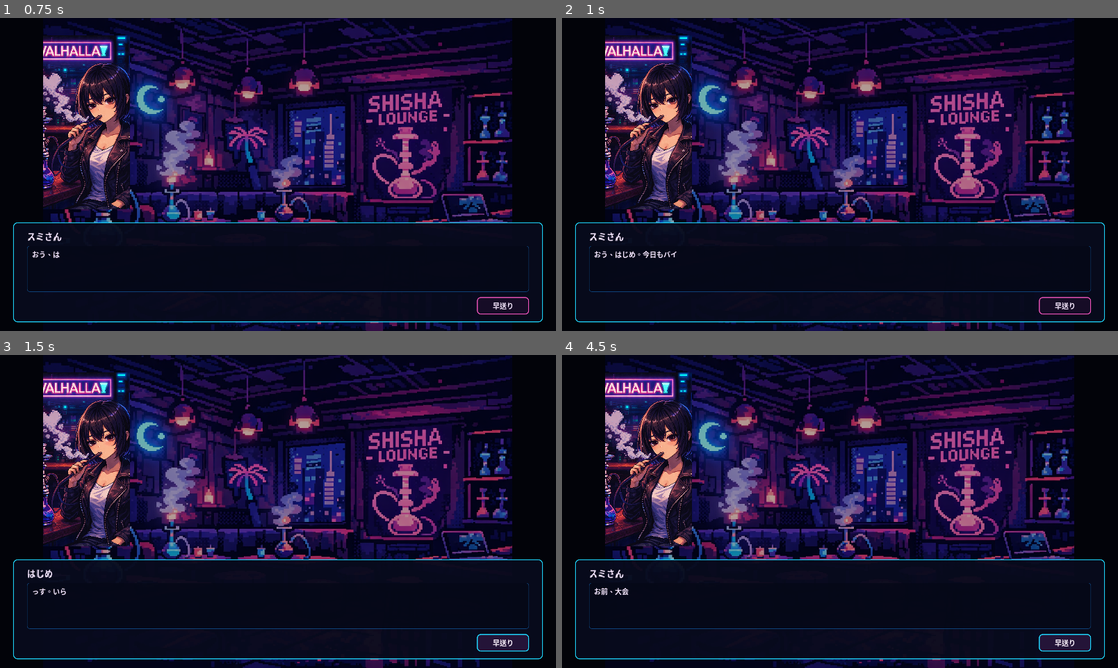
Above: before the commit, frames 1-4 (two rows, left to right).
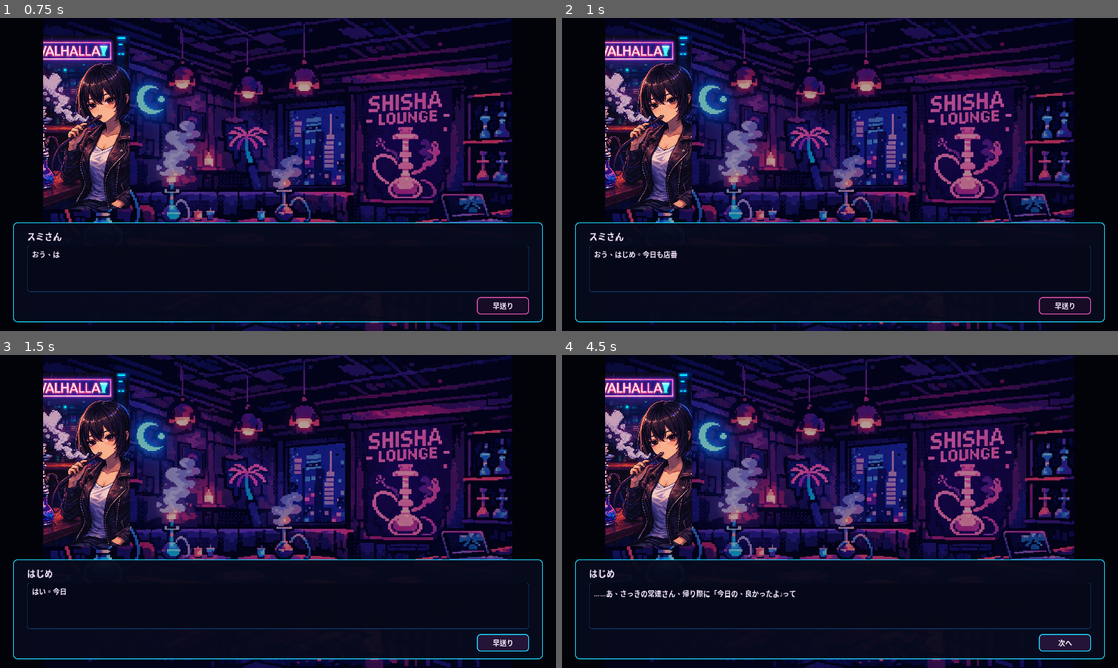
Above: after the commit, the same moments.

Repository: haseatsu114514-dot/shisha-game
Game: Godot game, scene res://scenes/title/title_screen.tscn
Same seed, same stepped clock (60 frames per second), same inputs: the game is played once before the commit and once after it.
Inputs:
- Up to frame 1 (0.75 s): click "NEW GAME" at 0.5 s
- Up to frame 2 (1 s): no input
- Up to frame 3 (1.5 s): click "次へ" at 1.25 s
- Up to frame 4 (4.5 s): click "早送り" at 2 s; click "次へ" at 2.75 s; click "次へ" at 3.5 s; click "次へ" (after the commit: "早送り") at 4.25 s

Frame 1 is identical in both runs. In frame 2, less than 0.1% of the frame differs, in the area x 18-21%, y 74-77%; in frame 3, less than 0.1%; in frame 4, 0.6%, in the area x 5-93%, y 68-94%.

Commit message:
Reflect claude story in runtime dialogues and forced events

Diff:
--- a/data/dialogue/ch1_main.json
+++ b/data/dialogue/ch1_main.json
@@ -3,14 +3,17 @@
     {
       "dialogue_id": "ch1_opening",
       "lines": [
-        {"speaker": "sumi", "face": "normal", "text": "おう、はじめ。今日もバイトか"},
-        {"speaker": "hajime", "face": "normal", "text": "っす。いらっしゃいませー…って誰もいないっすね"},
-        {"speaker": "sumi", "face": "serious", "text": "暇な日だ。…なあ、一つ聞いていいか"},
-        {"speaker": "hajime", "face": "normal", "text": "なんすか"},
-        {"speaker": "sumi", "face": "serious", "text": "お前、大会出てみる気ねえか"},
-        {"speaker": "hajime", "face": "surprise", "text": "大会？シーシャの？俺が？無理っすよ"},
-        {"speaker": "sumi", "face": "serious", "text": "無理かどうかは出てから決めろ。お前の煙、俺は好きだ"},
-        {"speaker": "hajime", "face": "sad", "text": "……"},
+        {"speaker": "sumi", "face": "normal", "text": "おう、はじめ。今日も店番ご苦労さん"},
+        {"speaker": "hajime", "face": "normal", "text": "はい。今日もいつも通り、炭切って、詰めて、出して…ですね"},
+        {"speaker": "hajime", "face": "normal", "text": "特別なことは何もない日でしたけど"},
+        {"speaker": "hajime", "face": "surprise", "text": "……あ、さっきの常連さん、帰り際に「今日の、良かったよ」って"},
+        {"speaker": "sumi", "face": "smile", "text": "そうか"},
+        {"speaker": "hajime", "face": "sad", "text": "でも「優しい」って言われても、正直よく分からなくて"},
+        {"speaker": "sumi", "face": "serious", "text": "はじめ。大会出ろ"},
+        {"speaker": "hajime", "face": "surprise", "text": "え。僕が、シーシャバトルにですか？"},
+        {"speaker": "sumi", "face": "serious", "text": "無理かどうかは出てから決めろ。お前の煙は、ちゃんと届く"},
+        {"speaker": "hajime", "face": "sad", "text": "僕には、武器になるようなものなんて……"},
+        {"speaker": "sumi", "face": "normal", "text": "それでいい。今あるもので勝負しろ"},
         {
           "type": "choice",
           "id": "opening_choice",
@@ -22,25 +25,30 @@
       ],
       "branches": {
         "accept": [
-          {"speaker": "sumi", "face": "smile", "text": "よし。1週間後だ。準備しろ"}
+          {"speaker": "sumi", "face": "smile", "text": "よし。地方大会まで1週間だ。準備しろ"},
+          {"speaker": "hajime", "face": "serious", "text": "……はい。やってみます"}
         ],
         "hesitate": [
-          {"speaker": "sumi", "face": "serious", "text": "考えてる暇はねえ。1週間後だ"}
+          {"speaker": "sumi", "face": "serious", "text": "考えるのは帰ってからでいい。地方大会まで1週間だ"},
+          {"speaker": "hajime", "face": "sad", "text": "……分かりました。僕、出ます"}
         ]
       }
     },
     {
-      "dialogue_id": "ch1_day5_sumi_story",
+      "dialogue_id": "ch1_day5_sumi_story_legacy",
       "lines": [
         {"speaker": "sumi", "face": "thinking", "text": "大会ってのは、勝つためだけに出るもんじゃねえ"},
-        {"speaker": "hajime", "face": "normal", "text": "…何かあったんすか、昔"},
+        {"speaker": "hajime", "face": "normal", "text": "……何かあったんですか、昔"},
         {"speaker": "sumi", "face": "serious", "text": "その話は、また今度だ"}
       ]
     },
     {
       "dialogue_id": "ch1_day7_last_night",
       "lines": [
-        {"speaker": "hajime", "face": "serious", "text": "明日はいよいよ大会だ…"}
+        {"speaker": "hajime", "face": "serious", "text": "明日はいよいよ地方大会だ"},
+        {"speaker": "hajime", "face": "sad", "text": "なるみたいに「好き」を言い切れるわけでもない"},
+        {"speaker": "hajime", "face": "thinking", "text": "アダムみたいに一本化した哲学があるわけでもない"},
+        {"speaker": "hajime", "face": "serious", "text": "それでも、今の僕にできる一杯を作るしかない"}
       ]
     }
   ]
--- a/data/dialogue/ch1_sumi.json
+++ b/data/dialogue/ch1_sumi.json
@@ -3,8 +3,29 @@
     {
       "dialogue_id": "ch1_sumi_tutorial",
       "lines": [
-        {"speaker": "sumi", "face": "normal", "text": "昼と夜で1回ずつ行動できる。無駄にするなよ"},
-        {"speaker": "sumi", "face": "smile", "text": "店での経験も、ライバルの情報も全部武器になる"}
+        {"speaker": "sumi", "face": "normal", "text": "昼と夜で1回ずつ動ける。行き先はよく考えろ"},
+        {"speaker": "sumi", "face": "smile", "text": "店の現場も、ライバルの店も、全部お前の武器になる"}
+      ]
+    },
+    {
+      "dialogue_id": "ch1_sumi_training",
+      "lines": [
+        {"speaker": "sumi", "face": "serious", "text": "閉店後、少し残れ。炭と熱の回し方だけ叩き込む"},
+        {"speaker": "hajime", "face": "surprise", "text": "え、今からですか？"},
+        {"speaker": "sumi", "face": "normal", "text": "大会は派手な技より、崩れない基礎だ"},
+        {"speaker": "sumi", "face": "thinking", "text": "焦って温度を上げるな。煙は逃げる。客の顔を見て、必要な熱だけ入れろ"},
+        {"speaker": "hajime", "face": "serious", "text": "……はい。もう一回お願いします"}
+      ]
+    },
+    {
+      "dialogue_id": "ch1_sumi_secret",
+      "lines": [
+        {"speaker": "sumi", "face": "thinking", "text": "大会ってのは、勝つためだけに出る場所じゃねえ"},
+        {"speaker": "hajime", "face": "normal", "text": "それ、前にも言ってましたよね"},
+        {"speaker": "sumi", "face": "serious", "text": "数字より先に、誰にどう届いたかを見る。そこを外すな"},
+        {"speaker": "hajime", "face": "sad", "text": "……スミさん、昔のことを知りたいです"},
+        {"speaker": "sumi", "face": "normal", "text": "今はまだ早い。だが、お前が最後まで作り切るなら、いずれ話す"},
+        {"speaker": "hajime", "face": "serious", "text": "分かりました。まずは明日に向けて、作り切ります"}
       ]
     }
   ]
--- a/data/forced_events.json
+++ b/data/forced_events.json
@@ -7,7 +7,7 @@
       "flag": "ch1_forced_opening_done",
       "title": "スミさんの提案",
       "description": "閉店後、スミさんが唐突に切り出す。「はじめ。大会出ろ」",
-      "dialogue_file": "ch1_main",
+      "dialogue_file": "res://data/dialogue/ch1_main.json",
       "dialogue_id": "ch1_opening",
       "stat_changes": {},
       "next_scene": "map"
@@ -19,7 +19,7 @@
       "flag": "ch1_forced_sumi_training_done",
       "title": "スミさんの閉店後特訓",
       "description": "閉店後、スミさんがはじめを残す。「しばらく俺が現場出るから、好きに準備してこい。…あと、たまに店終わったら修行つけてやる」",
-      "dialogue_file": "ch1_main",
+      "dialogue_file": "res://data/dialogue/ch1_sumi.json",
       "dialogue_id": "ch1_sumi_training",
       "stat_changes": {"technique": 2, "guts": 2},
       "next_scene": "map"
@@ -31,7 +31,7 @@
       "flag": "ch1_forced_sumi_story_done",
       "title": "スミさんの過去",
       "description": "閉店後、スミさんがはじめを残す。「ちょっと残れ。見せたいものがある」",
-      "dialogue_file": "ch1_sumi",
+      "dialogue_file": "res://data/dialogue/ch1_sumi.json",
       "dialogue_id": "ch1_sumi_secret",
       "stat_changes": {"technique": 3, "sense": 2},
       "next_scene": "map"
--- a/scripts/daily/baito.gd
+++ b/scripts/daily/baito.gd
@@ -247,18 +247,6 @@
 		body_label.text = "行動コマがありません。"
 		return
 
-	if CalendarManager.current_day == 5 and not EventFlags.get_flag("ch1_day5_sumi_story"):
-		EventFlags.set_flag("ch1_day5_sumi_story")
-		CalendarManager.advance_time()
-		GameManager.queue_dialogue(
-			"res://data/dialogue/ch1_main.json",
-			"ch1_day5_sumi_story",
-			"res://scenes/daily/map.tscn",
-			{"bg": "res://assets/backgrounds/bg_chillhouse_inside.png"}
-		)
-		get_tree().change_scene_to_file("res://scenes/dialogue/dialogue_box.tscn")
-		return
-
 	var text = "スミさんと話した。"
 	if CalendarManager.current_day == 1:
 		text = "スミさん「昼と夜で行動は2回だ。動き方を考えろ」"
--- a/scripts/daily/interaction.gd
+++ b/scripts/daily/interaction.gd
@@ -43,7 +43,7 @@
 		EventFlags.set_flag("ch1_naru_met")
 		AffinityManager.set_met("naru")
 		RivalIntel.add_intel("naru", "flavor_genre", "お菓子系")
-		body_label.text = "なる「お前、チルハウスの人間？ スミさんのとこの？」"
+		body_label.text = "なる「お前、チルハウスの人間？ スミさんのとこの？」\nなる「俺、ケムリクサでバイトしてる鳴切。大会で会うなら、今のうちに仲良くしとこうぜ」"
 		_clear_options()
 		_add_option("LIME交換する", "exchange_lime", "naru")
 		_add_option("また今度", "none")
@@ -70,7 +70,7 @@
 		AffinityManager.set_met("adam")
 		RivalIntel.add_intel("adam", "flavor_genre", "double_apple")
 		RivalIntel.add_intel("adam", "flavor_detail", "double_apple_only")
-		body_label.text = "棚にダブルアップルしかない。\nアダム「…何か用か」"
+		body_label.text = "棚にはダブルアップルしかない。\nアダム「……何か用か」\nアダム「他は要らない。これだけで十分だ」"
 		return
 
 	if count == 1 and not AffinityManager.has_lime("adam"):
@@ -94,7 +94,7 @@
 		EventFlags.set_flag("ch1_kirara_met")
 		AffinityManager.set_met("kirara")
 		RivalIntel.add_intel("kirara", "flavor_genre", "映え系フルーツ")
-		body_label.text = "きらら「あら、チルハウスの子？ いらっしゃい♪」"
+		body_label.text = "きらら「あら、チルハウスの子？ いらっしゃい♪」\nきらら「可愛いだけで勝てるほど大会は甘くないの。だから見せ方も味も、両方本気で作ってる」"
 		_clear_options()
 		_add_option("LIME交換する", "exchange_lime", "kirara")
 		_add_option("また今度", "none")
--- a/scripts/ui/dialogue_box.gd
+++ b/scripts/ui/dialogue_box.gd
@@ -226,11 +226,17 @@
 
 	if _metadata.has("set_flag"):
 		EventFlags.set_flag(str(_metadata["set_flag"]))
+	if _metadata.has("set_flags"):
+		var flags = _metadata["set_flags"]
+		if typeof(flags) == TYPE_ARRAY:
+			for flag in flags:
+				EventFlags.set_flag(str(flag))
 	if _metadata.has("morning_notice"):
 		GameManager.set_transient("morning_notice", _metadata["morning_notice"])
 
 	if dialogue_id == "ch1_opening":
 		EventFlags.set_flag("ch1_sumi_tournament_talk", true)
+		EventFlags.set_flag("ch1_forced_opening_done", true)
 
 	if next_scene_path != "":
 		get_tree().change_scene_to_file(next_scene_path)
